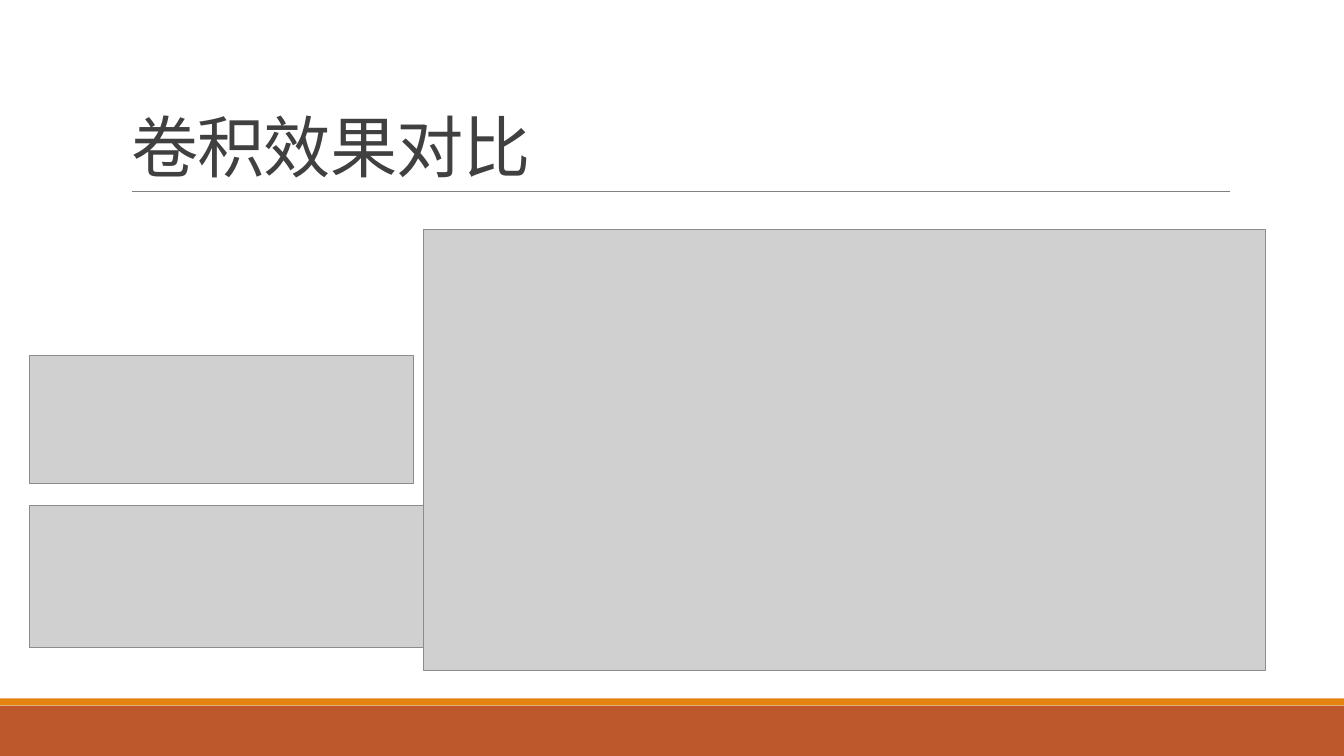
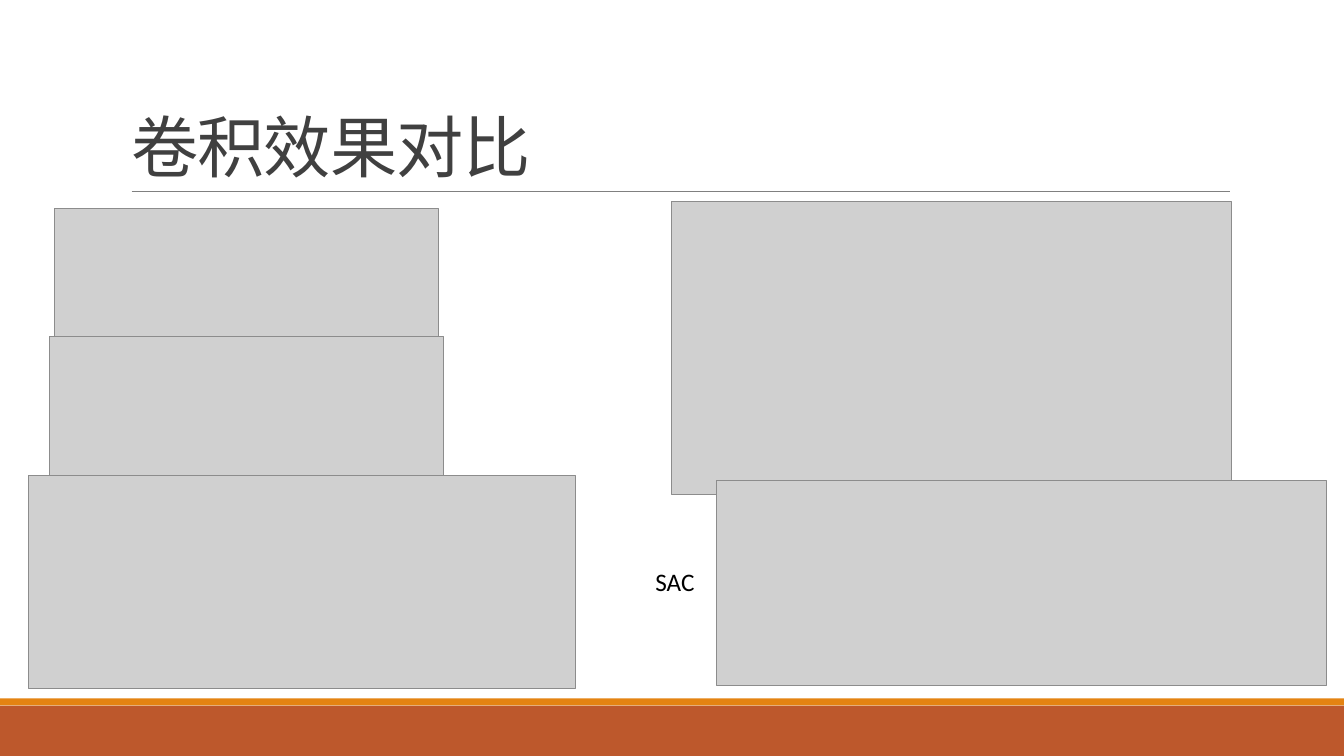
Before and after one commit to Iranb/NoteBook, a slide deck: slide 11 of Paper Notes/DeteroRS/DeteroRS.pptx. Drawn at 1344x756 pixels with LibreOffice and Linux fonts; fonts in the diff are those of the drawing; grey boxes stand for pictures. Boxes give left, top, right and bottom in pixels: in the first picture for what was removed or moved away, otherwise in the second. Text is boxed around its words. In the diff, an @@ line names an element or a change of style, - is before the commit and + after.

```diff
--- a/Paper Notes/DeteroRS/DeteroRS.pptx
+++ b/Paper Notes/DeteroRS/DeteroRS.pptx
@@ picture: place and size @@
-picture at <box>29,356,413,484</box>
+picture at <box>54,209,439,337</box>
@@ picture: place and size @@
-picture at <box>423,230,1265,670</box>
+picture at <box>673,202,1232,495</box>
@@ picture: place and size @@
-picture at <box>29,506,423,648</box>
+picture at <box>49,337,444,479</box>
@@ picture added at <box>28,476,576,689</box> @@
@@ picture added at <box>716,481,1327,686</box> @@
@@ text added at <box>655,574,694,591</box>, 18 pt, text #000000 @@
+SAC
```
Also in this commit, not shown: 3 other slides changed, 2 other files.
